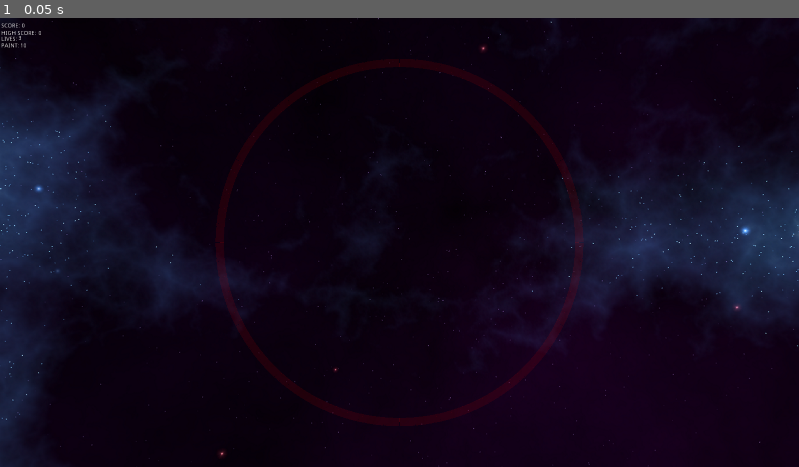
Above: before the commit, frame 1.
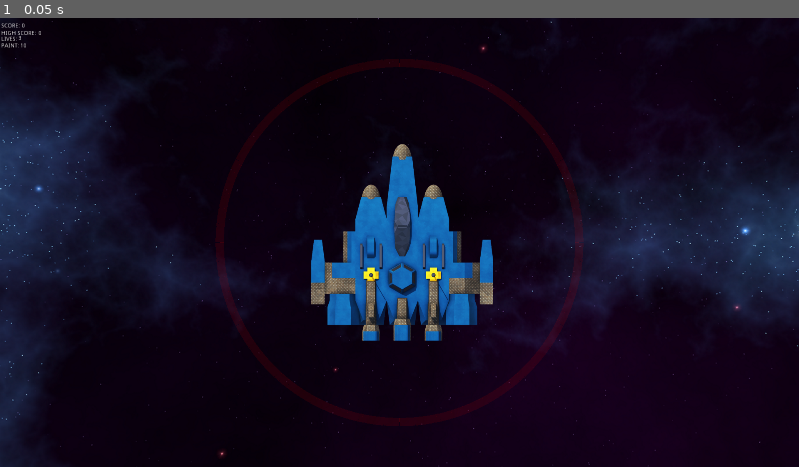
Above: after the commit, the same moment.

Repository: henrar/EndlessGame
Game: Godot game, scene res://Scenes/Game.tscn
Two runs of this game, one before a commit and one after it. Both use one fixed random seed, a clock stepped at 60 frames per second and the inputs below.
Inputs:
- Up to frame 1 (0.05 s): no input

The runs differ from the first frame. In frame 1, 5.6% of the frame differs, in the area x 38-62%, y 28-72%.

Commit message:
Added mothership sprite

Diff:
--- a/Scenes/Game.tscn
+++ b/Scenes/Game.tscn
@@ -1,9 +1,11 @@
-[gd_scene load_steps=5 format=2]
+[gd_scene load_steps=7 format=2]
 
 [ext_resource path="res://Scripts/Background.gd" type="Script" id=1]
 [ext_resource path="res://Scripts/BallSpawner.gd" type="Script" id=2]
 [ext_resource path="res://Scripts/Barrier.gd" type="Script" id=3]
-[ext_resource path="res://Scripts/HUD.gd" type="Script" id=4]
+[ext_resource path="res://Assets/mothership.png" type="Texture" id=4]
+[ext_resource path="res://Scripts/Mothership.gd" type="Script" id=5]
+[ext_resource path="res://Scripts/HUD.gd" type="Script" id=6]
 
 [node name="World" type="Node" index="0"]
 
@@ -55,14 +57,20 @@
 script = ExtResource( 3 )
 _sections_unfolded = [ "Collision", "Material", "Visibility", "collision" ]
 
-[node name="HUD" type="CanvasLayer" parent="." index="4"]
+[node name="Sprite" type="Sprite" parent="." index="4"]
+
+texture = ExtResource( 4 )
+script = ExtResource( 5 )
+_sections_unfolded = [ "Offset", "Transform" ]
+
+[node name="HUD" type="CanvasLayer" parent="." index="5"]
 
 layer = 1
 offset = Vector2( 0, 0 )
 rotation = 0.0
 scale = Vector2( 1, 1 )
 transform = Transform2D( 1, 0, 0, 1, 0, 0 )
-script = ExtResource( 4 )
+script = ExtResource( 6 )
 
 [node name="Control" type="Control" parent="HUD" index="0"]
 
--- /dev/null
+++ b/Scripts/Mothership.gd
@@ -0,0 +1,10 @@
+extends Sprite
+
+func _ready():
+    position = get_node("/root/SceneVariables").center_location
+    pass
+
+#func _process(delta):
+#    # Called every frame. Delta is time since last frame.
+#    # Update game logic here.
+#    pass
Binary file added: Assets/mothership.png
Not shown, added: Assets/mothership.png.import
